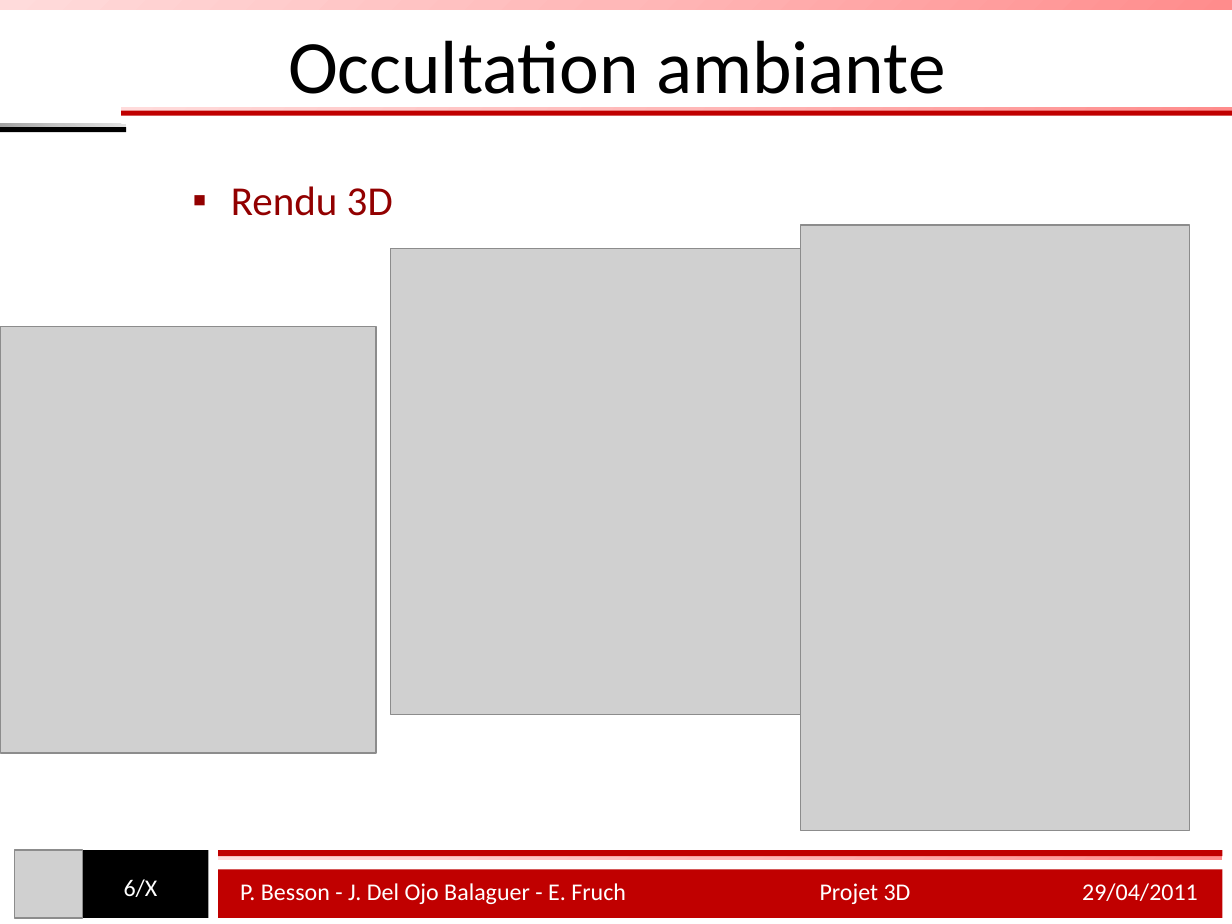
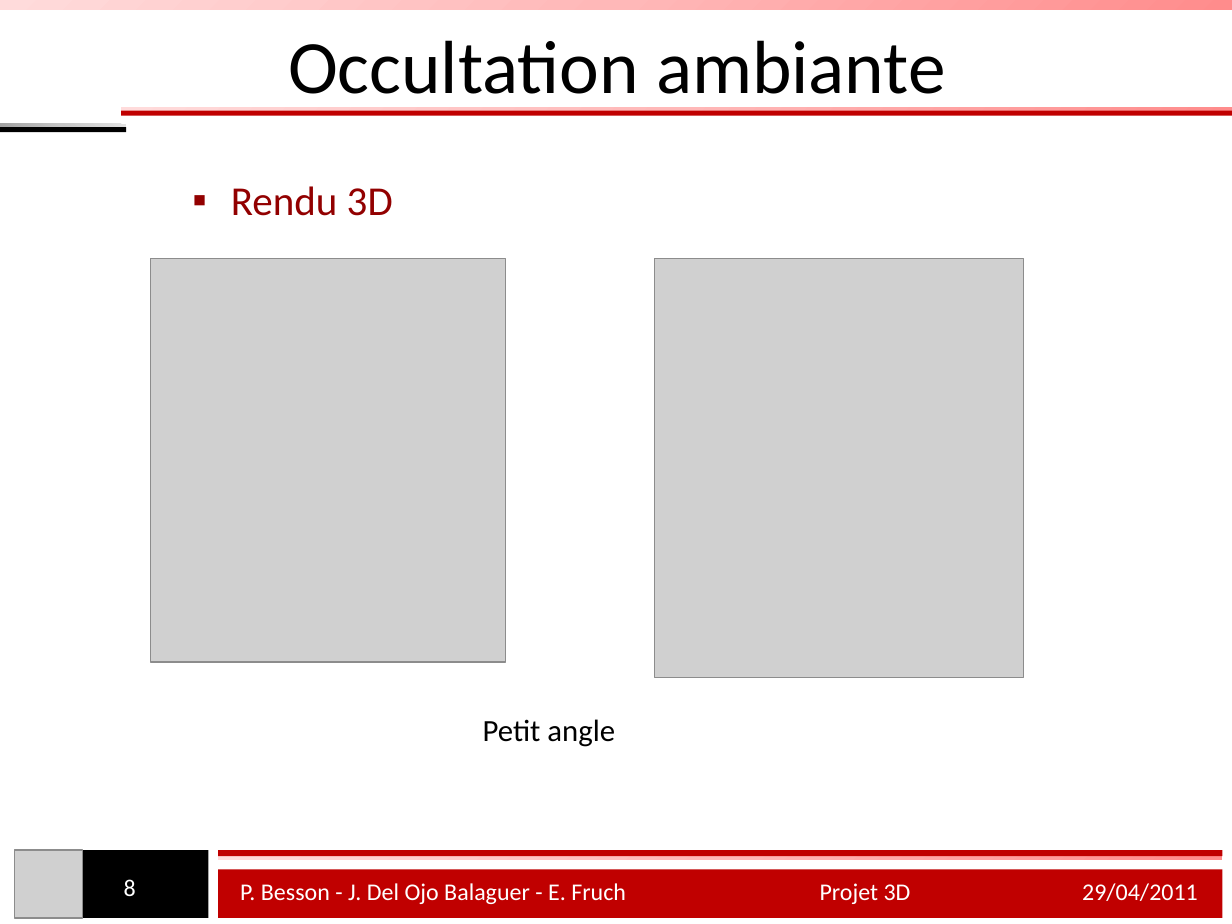
Before and after one commit to pierr/Projet3D, a slide deck: slide 8 of raymini/Presentation.pptx (slide 6 before the commit). Drawn at 1232x924 pixels with LibreOffice and Linux fonts; fonts in the diff are those of the drawing; grey boxes stand for pictures. Boxes give left, top, right and bottom in pixels: in the first picture for what was removed or moved away, otherwise in the second. Text is boxed around its words. In the diff, an @@ line names an element or a change of style, - is before the commit and + after.

```diff
--- a/raymini/Presentation.pptx
+++ b/raymini/Presentation.pptx
@@ picture removed at box(801, 225, 1190, 832) @@
@@ picture added at box(150, 259, 505, 663) @@
@@ picture removed at box(391, 249, 801, 715) @@
@@ picture added at box(654, 259, 1023, 678) @@
@@ picture removed at box(0, 326, 376, 753) @@
@@ text added at box(483, 719, 615, 747), 18 pt, text #000000 @@
+Petit angle
@@ page number at box(124, 879, 136, 896): text changed @@
-6/X
+8
```
Also in this commit, not shown: 6 other slides changed, 3 slides removed.
